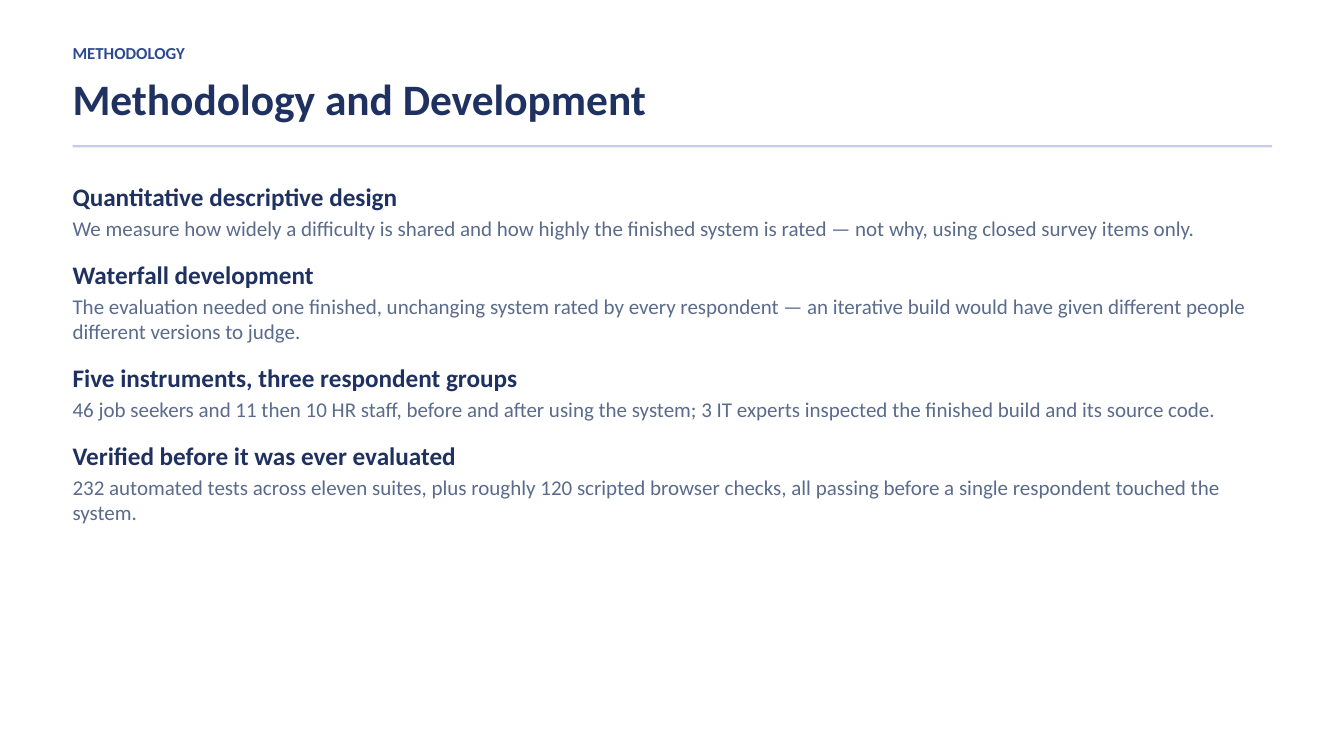
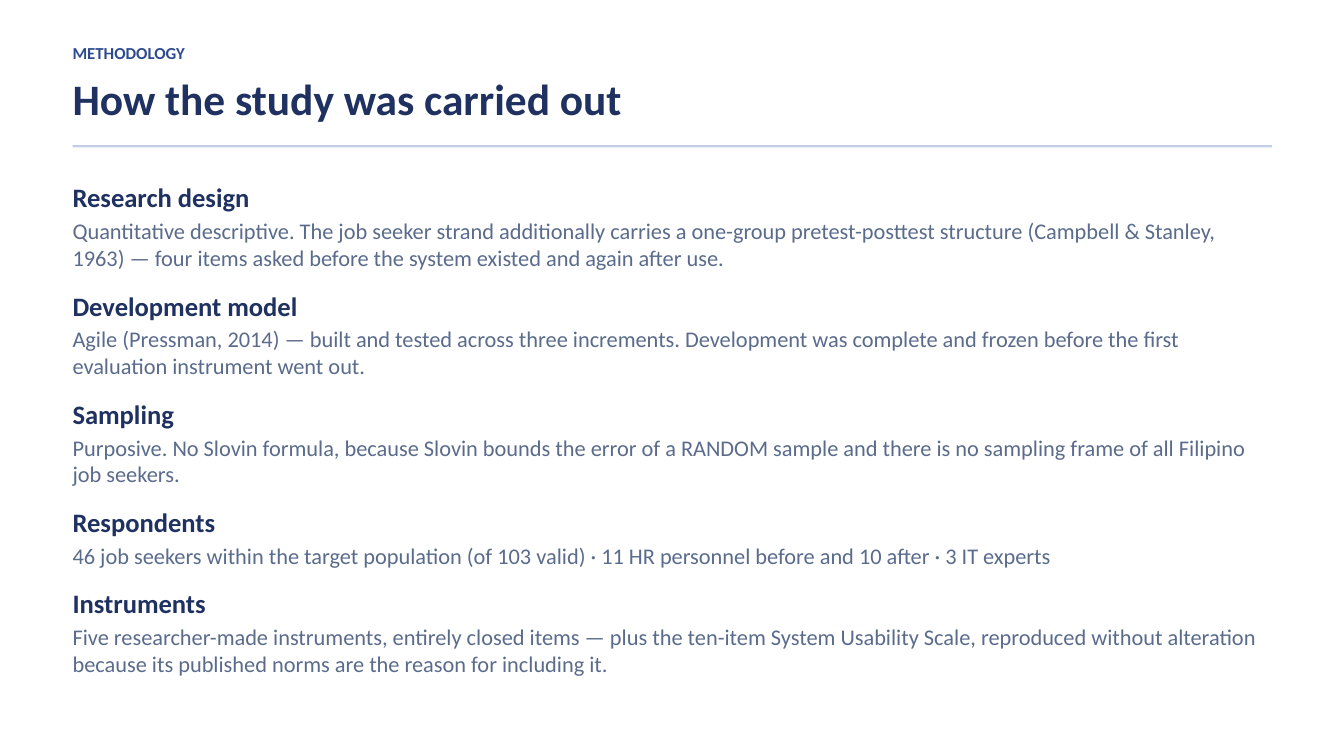
Before and after one commit to Talenss/CapstoneWebsite, a slide deck: slide 12 of 05_Website_Angular/docs/Linaw-PH-Video-Presentation.pptx (slide 10 before the commit). Drawn at 1344x756 pixels with LibreOffice and Linux fonts; fonts in the diff are those of the drawing. Boxes give left, top, right and bottom in pixels: in the first picture for what was removed or moved away, otherwise in the second. Text is boxed around its words. In the diff, an @@ line names an element or a change of style, - is before the commit and + after.

```diff
--- a/05_Website_Angular/docs/Linaw-PH-Video-Presentation.pptx
+++ b/05_Website_Angular/docs/Linaw-PH-Video-Presentation.pptx
@@ text at <box>73,84,622,122</box>: text changed @@
-Methodology and Development
+How the study was carried out
@@ text at <box>73,188,1256,676</box>: text changed; size 15 to 16 pt @@
-Quantitative descriptive design
-We measure how widely a difficulty is shared and how highly the finished system is rated — not why, using closed survey items only.
-Waterfall development
-The evaluation needed one finished, unchanging system rated by every respondent — an iterative build would have given different people different versions to judge.
-Five instruments, three respondent groups
-46 job seekers and 11 then 10 HR staff, before and after using the system; 3 IT experts inspected the finished build and its source code.
-Verified before it was ever evaluated
-232 automated tests across eleven suites, plus roughly 120 scripted browser checks, all passing before a single respondent touched the system.
+Research design
+Quantitative descriptive. The job seeker strand additionally carries a one-group pretest-posttest structure (Campbell & Stanley, 1963) — four items asked before the system existed and again after use.
+Development model
+Agile (Pressman, 2014) — built and tested across three increments. Development was complete and frozen before the first evaluation instrument went out.
+Sampling
+Purposive. No Slovin formula, because Slovin bounds the error of a RANDOM sample and there is no sampling frame of all Filipino job seekers.
+Respondents
+46 job seekers within the target population (of 103 valid) · 11 HR personnel before and 10 after · 3 IT experts
+Instruments
+Five researcher-made instruments, entirely closed items — plus the ten-item System Usability Scale, reproduced without alteration because its published norms are the reason for including it.
```
Also in this commit, not shown: 1 other slide changed, 15 slides added, 13 slides removed, 5 other files.
